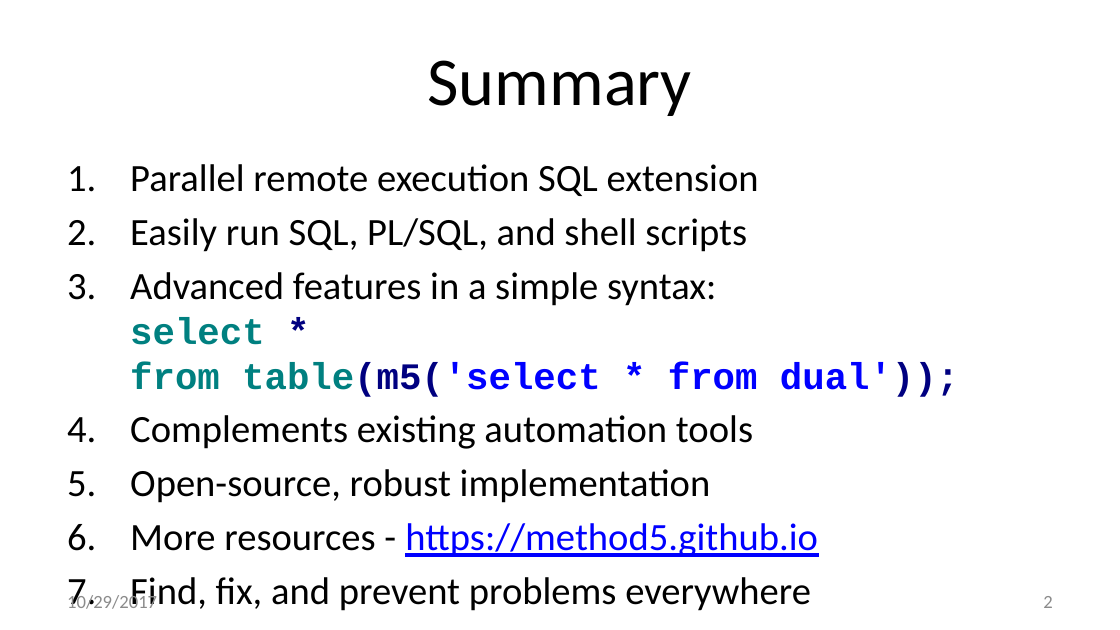
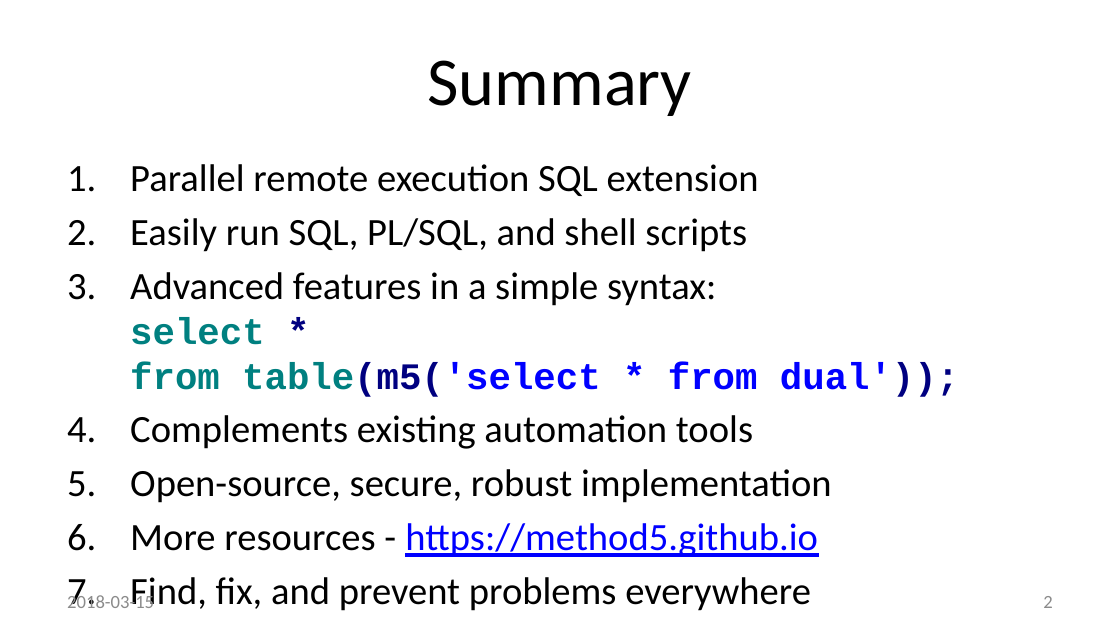
Before and after one commit to method5/method5.github.io, a slide deck: slide 2 of presentations/Method5.pptx. Drawn at 1120x630 pixels with LibreOffice and Linux fonts; fonts in the diff are those of the drawing; background and template pictures are left out. Boxes give left, top, right and bottom in pixels: in the first picture for what was removed or moved away, otherwise in the second. Text is boxed around its words. In the diff, an @@ line names an element or a change of style, - is before the commit and + after.

```diff
--- a/presentations/Method5.pptx
+++ b/presentations/Method5.pptx
@@ text at bbox=[130, 469, 832, 503]: text changed @@
-5. Open-source, robust implementation
+5. Open-source, secure, robust implementation
@@ text at bbox=[67, 592, 154, 608]: text changed @@
-10/29/2017
+2018-03-15
```
Also in this commit, not shown: 20 other slides changed, 4 slides added.
